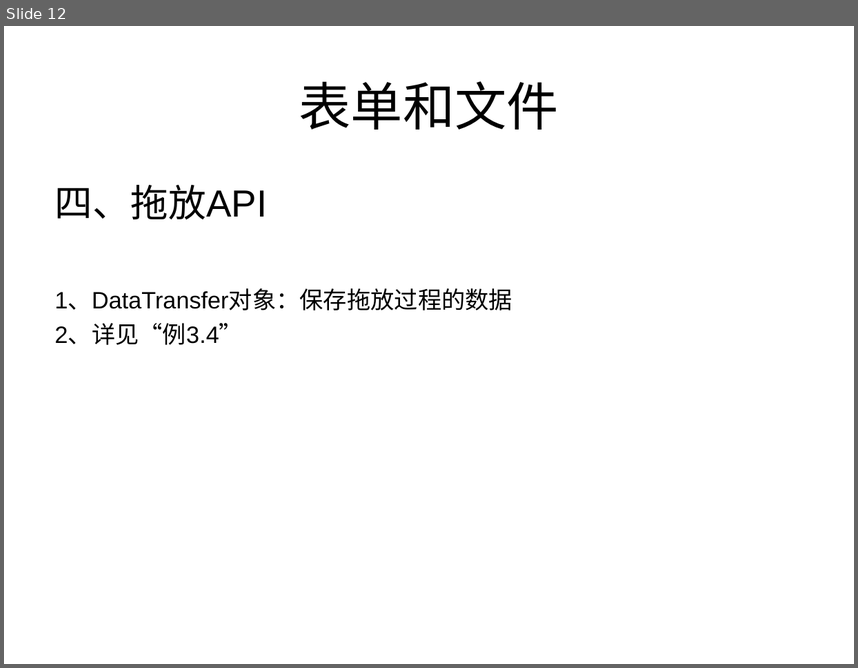
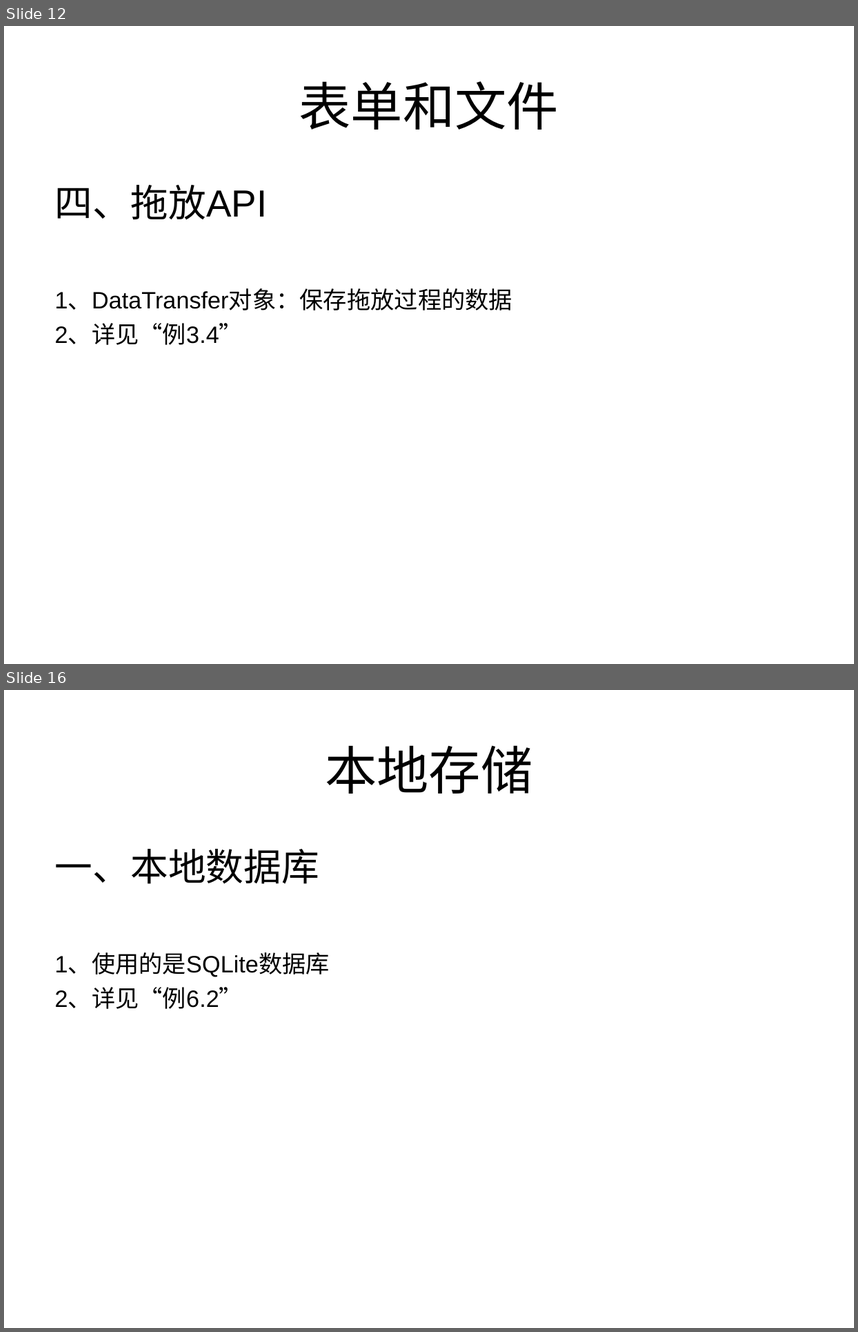
Before and after one commit to testuser2213/tom-wang-manual, a slide deck: manual/html5/share/关于HTML5的分享.ppt. Shown one above the other, each under a label of ours: slide 12 before the commit, slides 12 and 16 after it; the slides between them are not shown. The pictures are 858x668 and 858x1332 pixels, drawn with LibreOffice and Linux fonts; fonts in the diff are those of the drawing. Boxes give left, top, right and bottom in pixels: in the first picture for what was removed or moved away, otherwise in the second. Text is boxed around its words. In the diff, an @@ line names an element or a change of style, - is before the commit and + after.

```diff
--- a/manual/html5/share/关于HTML5的分享.ppt
+++ b/manual/html5/share/关于HTML5的分享.ppt
@@ slide 16 added at bbox=[4, 690, 854, 1328], background #FFFFFF @@
@@ title added at bbox=[325, 745, 533, 793], 44 pt, text #000000 @@
+本地存储
@@ text added at bbox=[55, 849, 330, 1009], 20 pt, text #000000 @@
+一、本地数据库
+1、使用的是SQLite数据库
+2、详见“例6.2”
```
Also in this commit, not shown: 2 slides changed, 2 other slides added, 13 other files.
